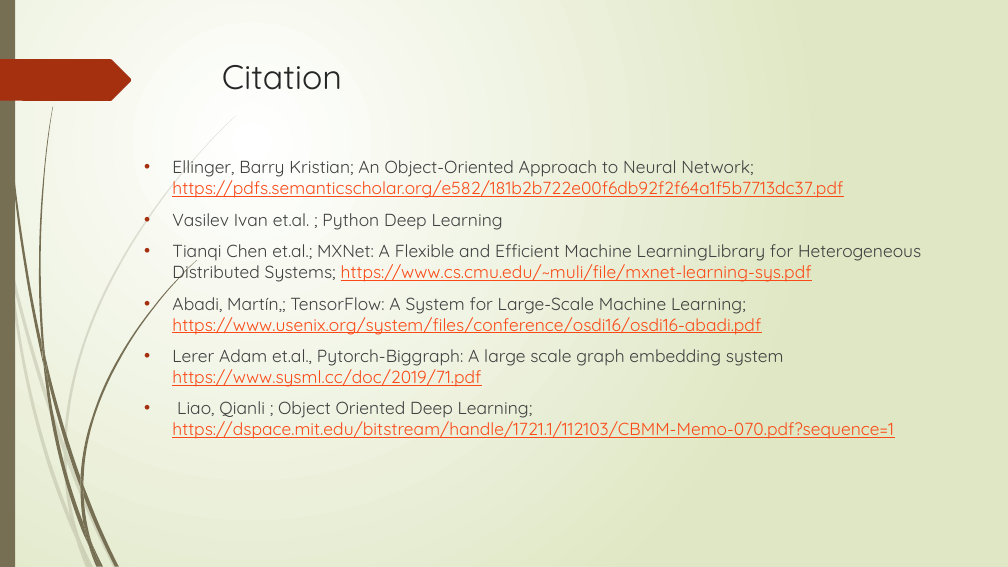
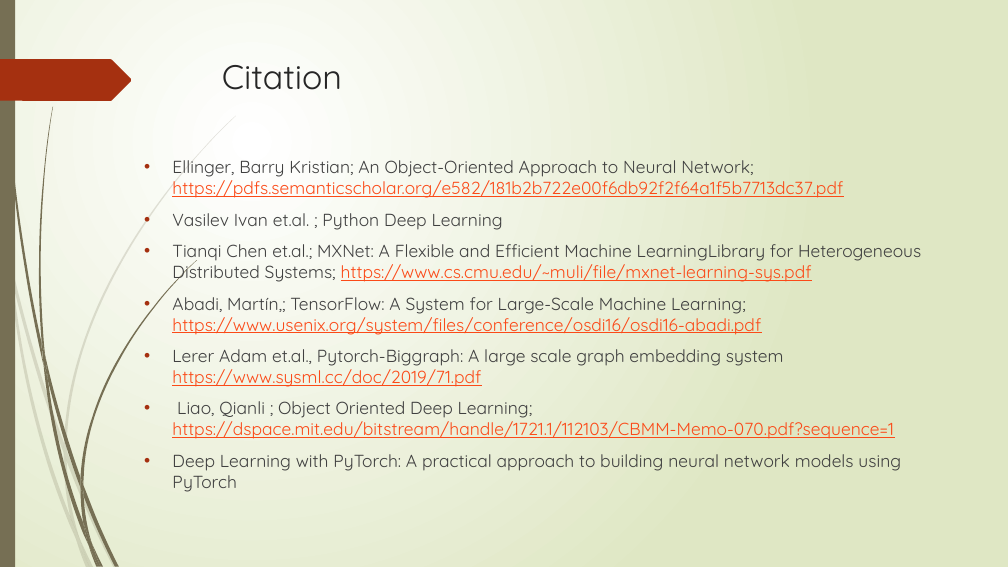
Before and after one commit to DivJAth/OOADPytorch, a slide deck: slide 32 of Grad_Presentation.pptx (slide 26 before the commit). Drawn at 1008x567 pixels with LibreOffice and Linux fonts; fonts in the diff are those of the drawing. Boxes give left, top, right and bottom in pixels: in the first picture for what was removed or moved away, otherwise in the second. Text is boxed around its words. In the diff, an @@ line names an element or a change of style, - is before the commit and + after.

```diff
--- a/Grad_Presentation.pptx
+++ b/Grad_Presentation.pptx
@@ text at (172,454,901,492): paragraph added @@
+• Deep Learning with PyTorch: A practical approach to building neural network models using PyTorch
```
Also in this commit, not shown: 1 other slide changed, 9 slides added, 2 slides removed, 1 other file.
